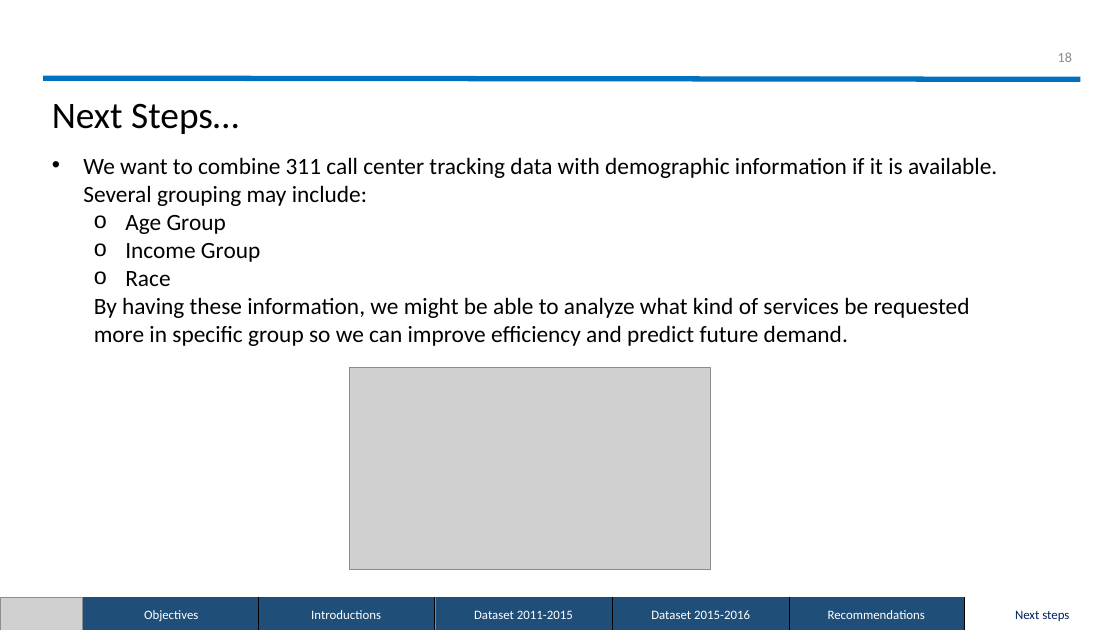
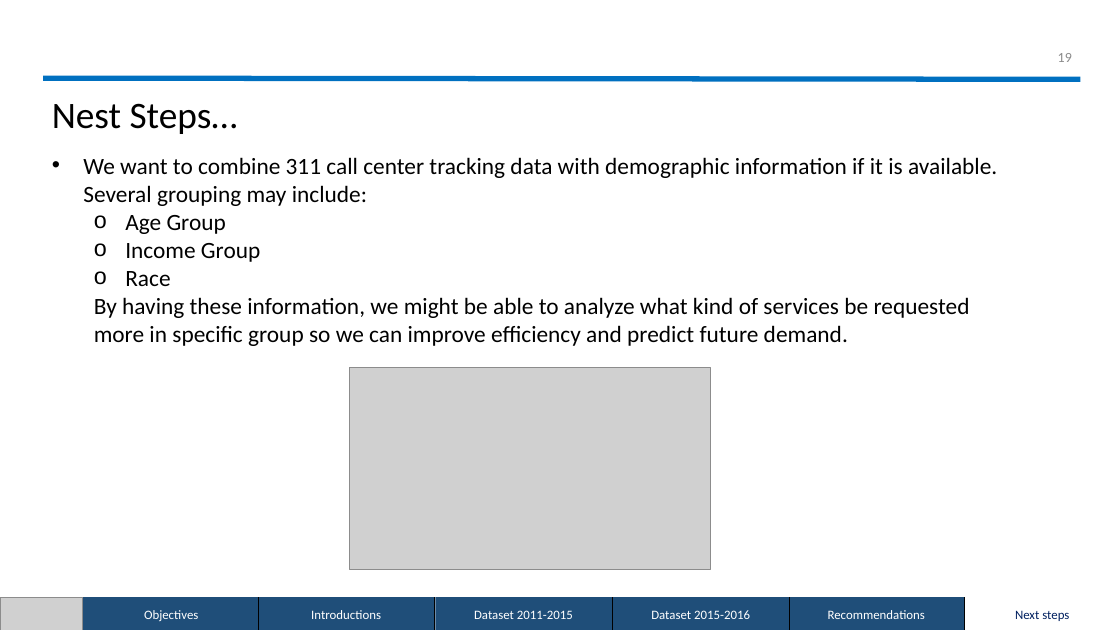
Before and after one commit to OliviaBian/311-Call-Center-Tracking-Data-for-City-of-Los-Angele, a slide deck: slide 19 of DSO545-FinalProject-Group10-Presentation.pptx (slide 18 before the commit). Drawn at 1120x630 pixels with LibreOffice and Linux fonts; fonts in the diff are those of the drawing; grey boxes stand for pictures. Boxes give left, top, right and bottom in pixels: in the first picture for what was removed or moved away, otherwise in the second. Text is boxed around its words. In the diff, an @@ line names an element or a change of style, - is before the commit and + after.

```diff
--- a/DSO545-FinalProject-Group10-Presentation.pptx
+++ b/DSO545-FinalProject-Group10-Presentation.pptx
@@ page number at (1058,53,1072,62): text changed @@
-18
+19
@@ text at (52,103,238,134): text changed @@
-Next Steps…
+Nest Steps…
```
Also in this commit, not shown: 1 slide added.
